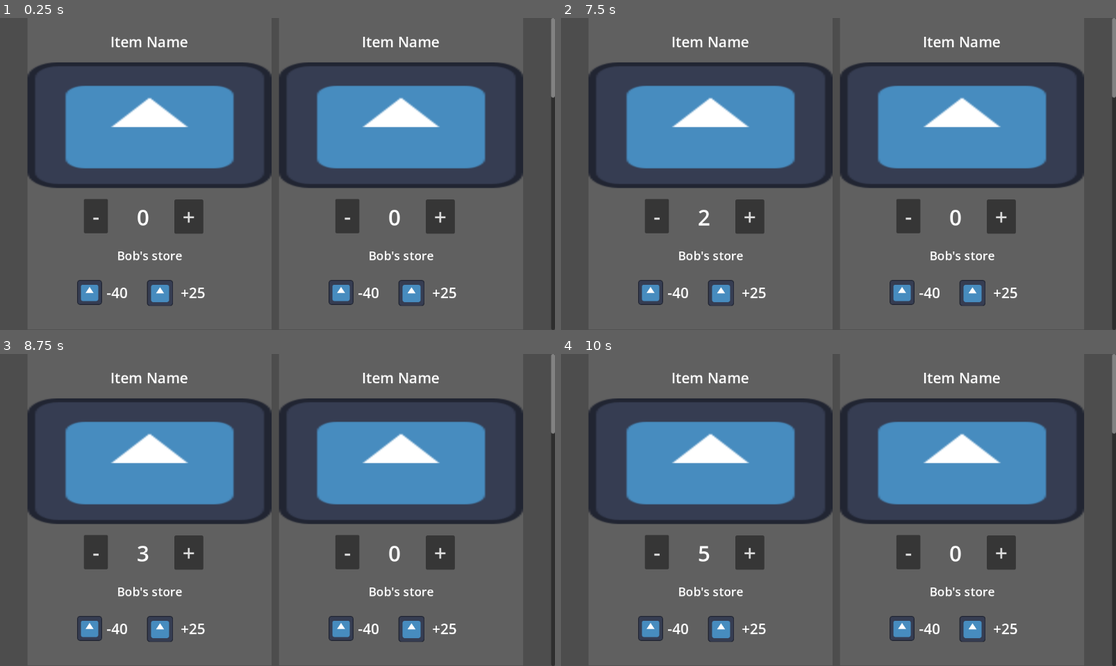
Above: before the commit, frames 1-4 (two rows, left to right).
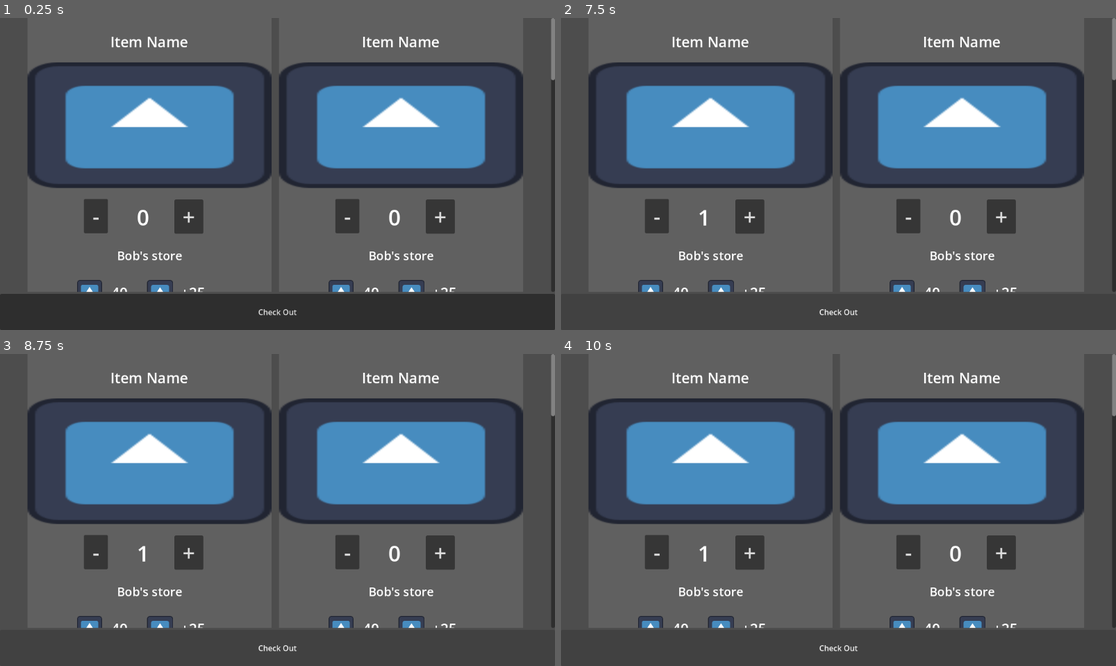
Above: after the commit, the same moments.

Repository: asiderys/ROOT16-Game-Jam
Game: Godot game, scene res://Restocking.tscn
Same seed, same stepped clock (60 frames per second), same inputs: the game is played once before the commit and once after it. This scene is started directly instead of the project's main scene. The engine's default icon, where the game draws it, is replaced by a stand-in: a white triangle on a blue panel in a dark square.
Inputs (mouse positions are in pixels of both pictures, inside the frame that each line leads up to):
- Up to frame 1 (0.25 s): no input
- Up to frame 2 (7.5 s): click (838, 311) at 0.5 s, where only the run after the commit has a clickable "Check Out"; click "-" at 1.25 s; click "+" at 2 s; click "-" at 2.75 s; click "+" at 3.5 s; click (838, 311) at 4.25 s, where only the run after the commit has a clickable "Check Out"; click "-" at 5 s; click "+" at 5.75 s; click (838, 311) at 6.5 s, where only the run after the commit has a clickable "Check Out"; tap Enter at 7.25 s
- Up to frame 3 (8.75 s): tap Space at 8 s
- Up to frame 4 (10 s): tap Enter at 8.75 s; tap Space at 9.5 s

The runs differ from the first frame. In frame 1, 12% of the frame differs, in the area x 0-100%, y 19-100%; in frame 2, 9.9%; in frame 3, 9.9%; in frame 4, 9.9%.

Commit message:
Added checkout button

Diff:
--- a/Restocking.tscn
+++ b/Restocking.tscn
@@ -10,8 +10,7 @@
 grow_horizontal = 2
 grow_vertical = 2
 
-[node name="ScrollContainer" type="ScrollContainer" parent="." unique_id=1152177846]
-custom_minimum_size = Vector2(6.015, 13.545)
+[node name="VBoxContainer" type="VBoxContainer" parent="." unique_id=1230722064]
 layout_mode = 1
 anchors_preset = 15
 anchor_right = 1.0
@@ -19,7 +18,12 @@
 grow_horizontal = 2
 grow_vertical = 2
 
-[node name="VBoxContainer" type="GridContainer" parent="ScrollContainer" unique_id=2145477403]
+[node name="ScrollContainer" type="ScrollContainer" parent="VBoxContainer" unique_id=1152177846]
+custom_minimum_size = Vector2(6.015, 13.545)
+layout_mode = 2
+size_flags_vertical = 3
+
+[node name="VBoxContainer" type="GridContainer" parent="VBoxContainer/ScrollContainer" unique_id=2145477403]
 layout_mode = 2
 size_flags_horizontal = 6
 size_flags_vertical = 3
@@ -27,26 +31,32 @@
 theme_override_constants/v_separation = 15
 columns = 2
 
-[node name="ProductCard2" parent="ScrollContainer/VBoxContainer" unique_id=897568947 instance=ExtResource("1_575rj")]
+[node name="ProductCard2" parent="VBoxContainer/ScrollContainer/VBoxContainer" unique_id=897568947 instance=ExtResource("1_575rj")]
 layout_mode = 2
 
-[node name="ProductCard3" parent="ScrollContainer/VBoxContainer" unique_id=2112848937 instance=ExtResource("1_575rj")]
+[node name="ProductCard3" parent="VBoxContainer/ScrollContainer/VBoxContainer" unique_id=2112848937 instance=ExtResource("1_575rj")]
 layout_mode = 2
 
-[node name="ProductCard4" parent="ScrollContainer/VBoxContainer" unique_id=1564079644 instance=ExtResource("1_575rj")]
+[node name="ProductCard4" parent="VBoxContainer/ScrollContainer/VBoxContainer" unique_id=1564079644 instance=ExtResource("1_575rj")]
 layout_mode = 2
 
-[node name="ProductCard5" parent="ScrollContainer/VBoxContainer" unique_id=1605225416 instance=ExtResource("1_575rj")]
+[node name="ProductCard5" parent="VBoxContainer/ScrollContainer/VBoxContainer" unique_id=1605225416 instance=ExtResource("1_575rj")]
 layout_mode = 2
 
-[node name="ProductCard6" parent="ScrollContainer/VBoxContainer" unique_id=2107944140 instance=ExtResource("1_575rj")]
+[node name="ProductCard6" parent="VBoxContainer/ScrollContainer/VBoxContainer" unique_id=2107944140 instance=ExtResource("1_575rj")]
 layout_mode = 2
 
-[node name="ProductCard7" parent="ScrollContainer/VBoxContainer" unique_id=1445310710 instance=ExtResource("1_575rj")]
+[node name="ProductCard7" parent="VBoxContainer/ScrollContainer/VBoxContainer" unique_id=1445310710 instance=ExtResource("1_575rj")]
 layout_mode = 2
 
-[node name="ProductCard8" parent="ScrollContainer/VBoxContainer" unique_id=1281273093 instance=ExtResource("1_575rj")]
+[node name="ProductCard8" parent="VBoxContainer/ScrollContainer/VBoxContainer" unique_id=1281273093 instance=ExtResource("1_575rj")]
 layout_mode = 2
 
-[node name="ProductCard" parent="ScrollContainer/VBoxContainer" unique_id=276823760 instance=ExtResource("1_575rj")]
+[node name="ProductCard" parent="VBoxContainer/ScrollContainer/VBoxContainer" unique_id=276823760 instance=ExtResource("1_575rj")]
 layout_mode = 2
+
+[node name="Button" type="Button" parent="VBoxContainer" unique_id=710807426]
+custom_minimum_size = Vector2(0, 75)
+layout_mode = 2
+theme_override_colors/icon_normal_color = Color(0.49919003, 0.97400683, 0.9999998, 1)
+text = "Check Out"
